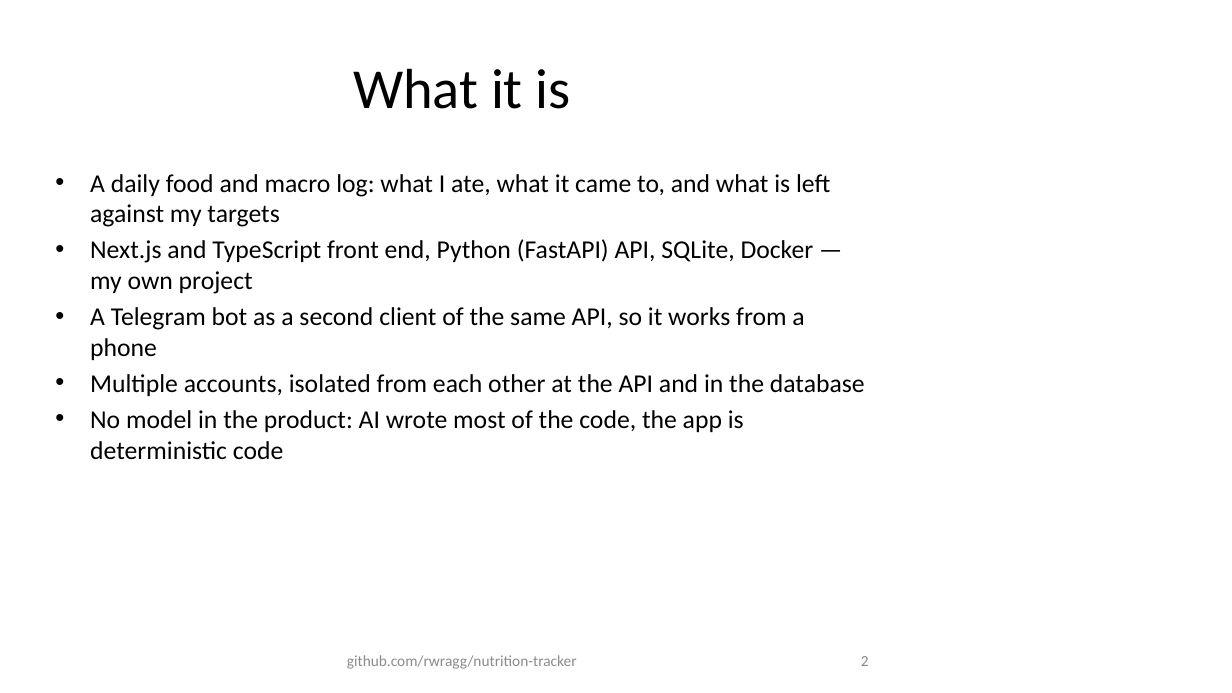
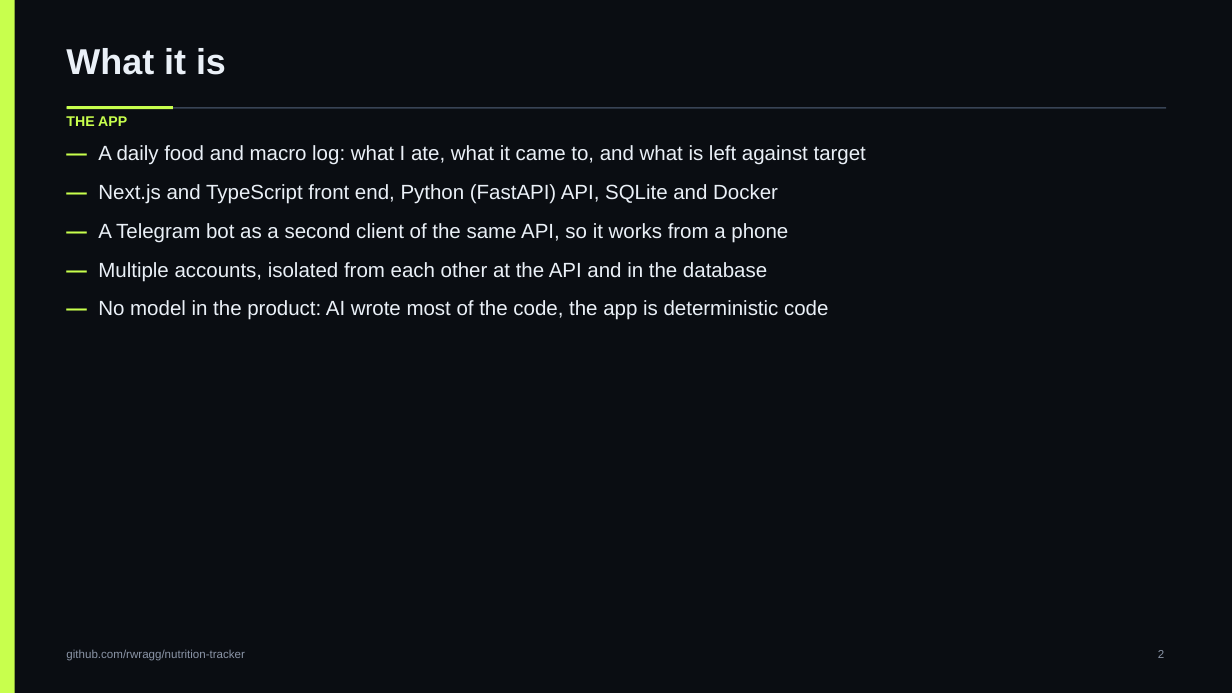
Before and after one commit to rwragg/nutrition-tracker, a slide deck: slide 2 of docs/deck/Nutrition-Tracker-Deck.pptx. Drawn at 1232x693 pixels with LibreOffice and Linux fonts; fonts in the diff are those of the drawing. Boxes give left, top, right and bottom in pixels: in the first picture for what was removed or moved away, otherwise in the second. Text is boxed around its words. In the diff, an @@ line names an element or a change of style, - is before the commit and + after.

Commit message:
deck: rebuild on the app's own colours and one 16:9 grid
Replaces the default-layout build with docs/deck/build_deck.py, which reads --ink, --volt, --cyan,
--violet, --ember, --text and --hairline out of frontend/app/globals.css and lays every page out on
the same geometry: title band, rule, content frame, caption band, footer and slide number in the
same place on all 15 pages, one fixed frame for every screenshot, and a spine down the left edge.

Fixes what the renders caught: bullets running off the bottom of the body area, shape text losing
its colour after the first paragraph, box lines centred inconsistently, and screenshots with no
visible edge against a dark slide. build_deck.py now refuses shapes that fall outside the page, so
that class of defect fails the build instead of the review.

deck.json is gone — the builder is the single source of truth.

```diff
--- a/docs/deck/Nutrition-Tracker-Deck.pptx
+++ b/docs/deck/Nutrition-Tracker-Deck.pptx
@@ background #FFFFFF to #0A0D12 @@
@@ rectangle added at (x1=0, y1=0, x2=15, y2=693), fill #C8FF4D @@
@@ text "What it is" moved from (x1=353, y1=68, x2=571, y2=109) to (x1=66, y1=48, x2=226, y2=75) @@
@@ text "What it is" at (x1=66, y1=48, x2=226, y2=75): size 44 to 28 pt, font Calibri to Arial, text colour #000000 to #EAF0F7, bold on; alignment centre to left; vertical alignment middle to top @@
@@ text added at (x1=66, y1=116, x2=127, y2=126), 11 pt, text #C8FF4D, bold @@
+THE APP
@@ rectangle added at (x1=67, y1=107, x2=1166, y2=109), fill #384355 @@
@@ rectangle added at (x1=67, y1=106, x2=173, y2=109), fill #C8FF4D @@
@@ text at (x1=98, y1=145, x2=866, y2=320): text changed; size 20 to 16 pt; font Calibri to Arial; text colour #000000 to #EAF0F7 @@
-• A daily food and macro log: what I ate, what it came to, and what is left against my targets
-• Next.js and TypeScript front end, Python (FastAPI) API, SQLite, Docker — my own project
-• A Telegram bot as a second client of the same API, so it works from a phone
-• Multiple accounts, isolated from each other at the API and in the database
-• No model in the product: AI wrote most of the code, the app is deterministic code
+— A daily food and macro log: what I ate, what it came to, and what is left against target
+— Next.js and TypeScript front end, Python (FastAPI) API, SQLite and Docker
+— A Telegram bot as a second client of the same API, so it works from a phone
+— Multiple accounts, isolated from each other at the API and in the database
+— No model in the product: AI wrote most of the code, the app is deterministic code
@@ text "github.com/rwragg/nutrition-tracker" moved from (x1=347, y1=655, x2=577, y2=669) to (x1=66, y1=649, x2=244, y2=661) @@
@@ text "github.com/rwragg/nutrition-tracker" at (x1=66, y1=649, x2=244, y2=661): size 12 to 9 pt, font Calibri to Arial, text colour #8C8C8C to #8B95A7; alignment centre to left; vertical alignment middle to top @@
@@ text "2" moved from (x1=861, y1=656, x2=869, y2=666) to (x1=1158, y1=650, x2=1164, y2=658) @@
@@ text "2" at (x1=1158, y1=650, x2=1164, y2=658): size 12 to 9 pt, font Calibri to Arial, text colour #8C8C8C to #8B95A7; vertical alignment middle to top @@
```
Also in this commit, not shown: 14 other slides changed, 4 other files.
